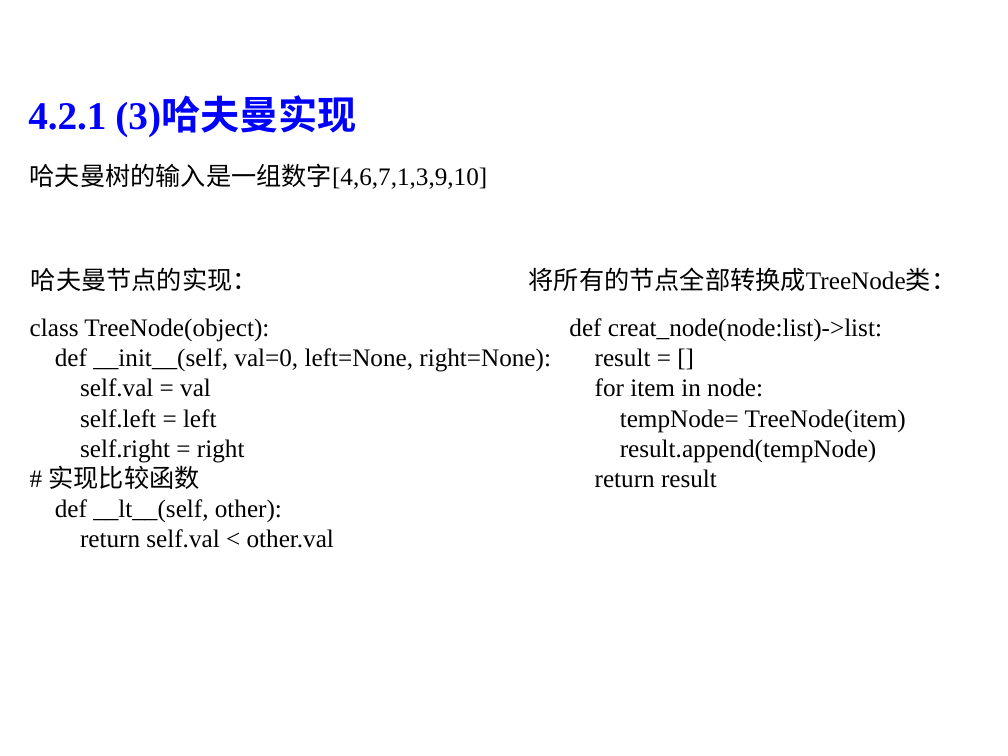
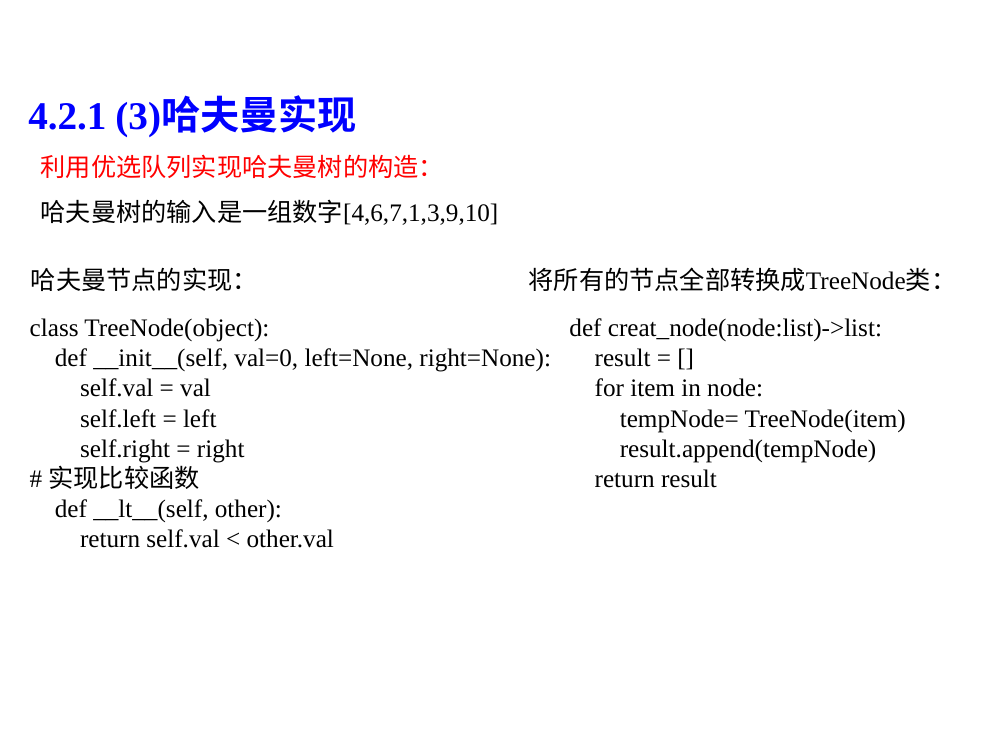
Before and after one commit to liutongling/DP, a slide deck: slide 41 of file/第4章 贪心法.pptx. Drawn at 1008x756 pixels with LibreOffice and Linux fonts; fonts in the diff are those of the drawing; background and template pictures are left out. Boxes give left, top, right and bottom in pixels: in the first picture for what was removed or moved away, otherwise in the second. Text is boxed around its words. In the diff, an @@ line names an element or a change of style, - is before the commit and + after.

```diff
--- a/file/第4章 贪心法.pptx
+++ b/file/第4章 贪心法.pptx
@@ text added at (41,154,444,178), 18 pt, text #FF0000 @@
+利用优选队列实现哈夫曼树的构造：
@@ text "哈夫曼树的输入是一组数字[4,6,7,1,3,9,10]": place and size @@
-text "哈夫曼树的输入是一组数字[4,6,7,1,3,9,10]" at (30,163,488,189)
+text "哈夫曼树的输入是一组数字[4,6,7,1,3,9,10]" at (41,199,499,225)
```
Also in this commit, not shown: 5 other slides changed, 1 slide added, 1 slide removed, 2 other files.
